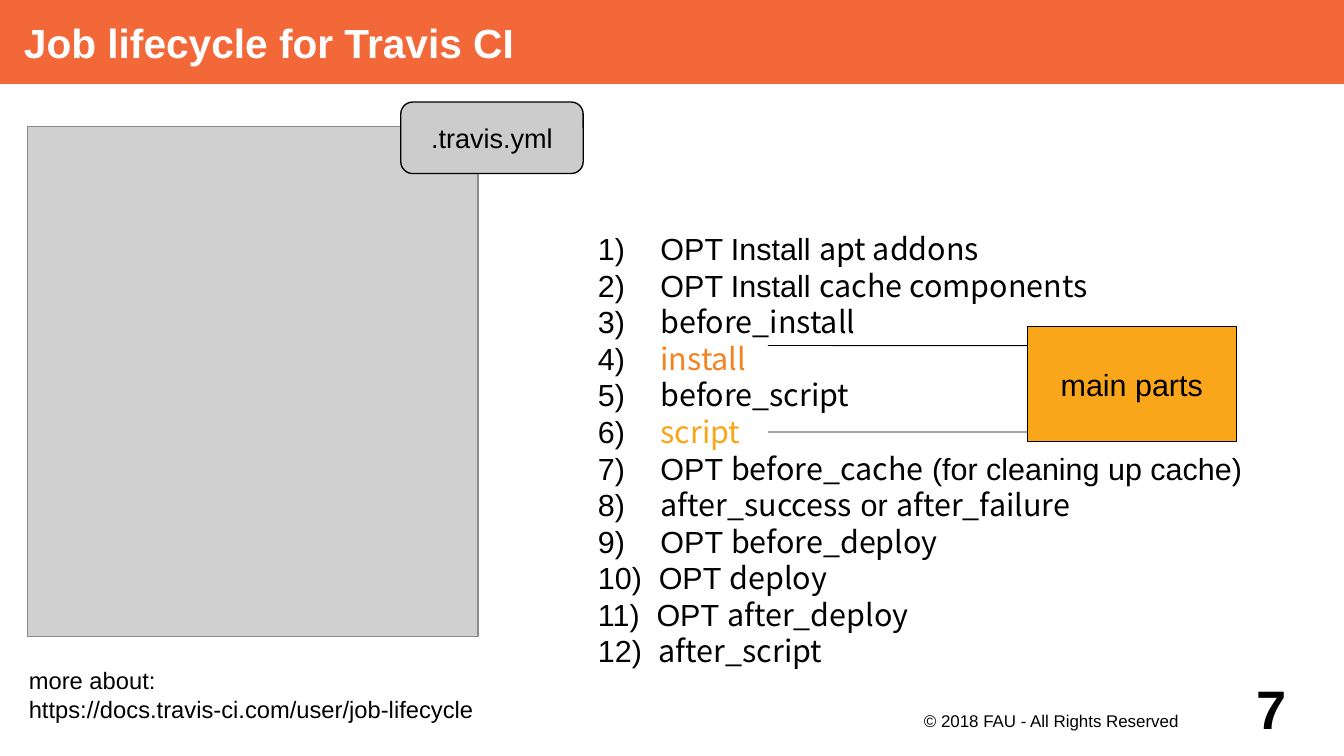
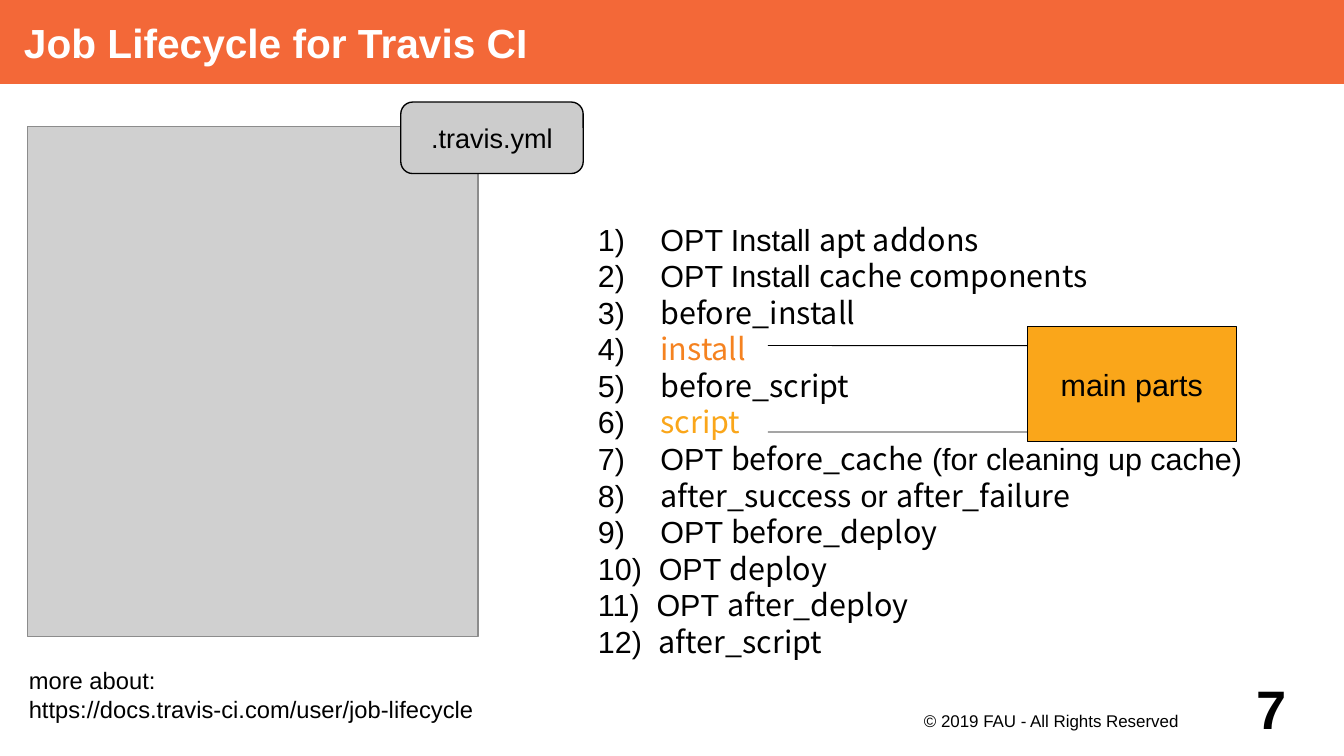
Before and after one commit to dirkriehle/adap-course, a slide deck: slide 7 of Lecture Slides/ADAP Z02 - Continuous Integration.odp. Drawn at 1344x756 pixels with LibreOffice and Linux fonts; fonts in the diff are those of the drawing; grey boxes stand for pictures. Boxes give left, top, right and bottom in pixels: in the first picture for what was removed or moved away, otherwise in the second. Text is boxed around its words. In the diff, an @@ line names an element or a change of style, - is before the commit and + after.

```diff
--- a/Lecture Slides/ADAP Z02 - Continuous Integration.odp
+++ b/Lecture Slides/ADAP Z02 - Continuous Integration.odp
@@ title at bbox=[24, 28, 528, 65]: text changed @@
-Job lifecycle for Travis CI
+Job Lifecycle for Travis CI
@@ text "OPT Install apt addons": place and size @@
-text "OPT Install apt addons" at bbox=[657, 235, 1241, 669]
+text "OPT Install apt addons" at bbox=[657, 226, 1241, 660]
@@ text at bbox=[941, 714, 1178, 731]: text changed @@
-© 2018 FAU - All Rights Reserved
+© 2019 FAU - All Rights Reserved
```
Also in this commit, not shown: 8 other slides changed, 1 slide removed, 1 other file.
